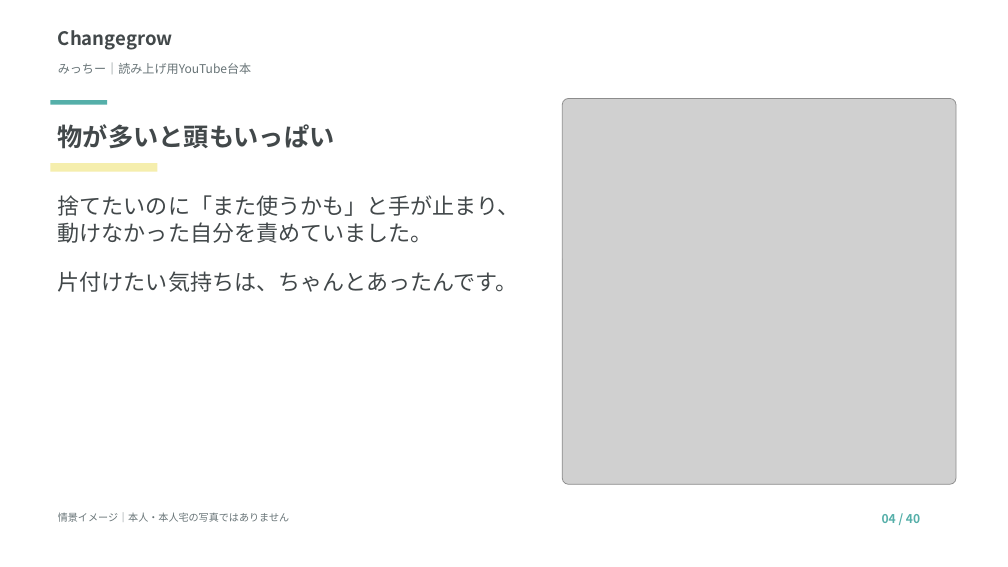
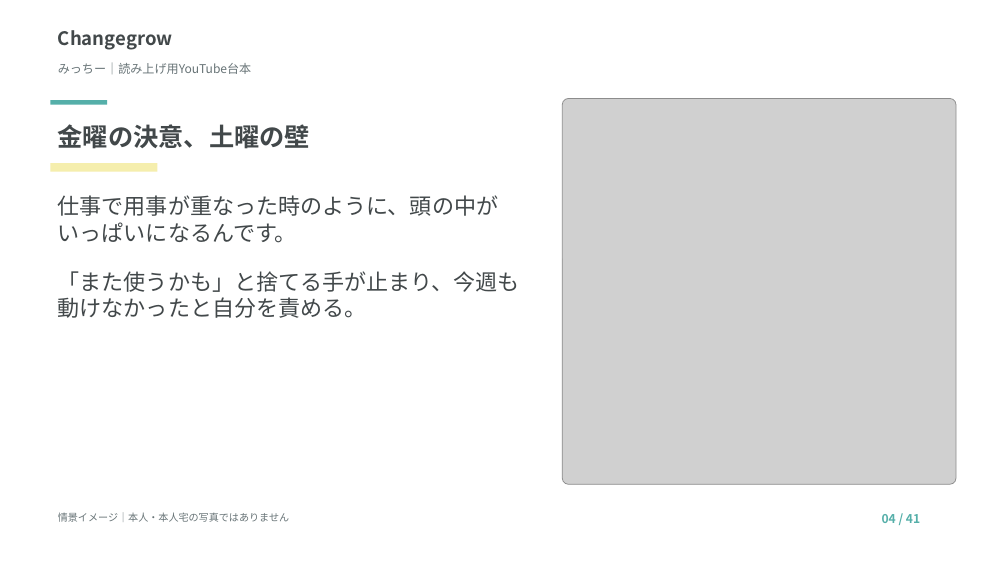
Before and after one commit to tanakayuc/static-pages, a slide deck: slide 4 of nakata-micchi-youtube-script/読み上げ台本.pptx. Drawn at 1008x567 pixels with LibreOffice and Linux fonts; fonts in the diff are those of the drawing; grey boxes stand for pictures. Boxes give left, top, right and bottom in pixels: in the first picture for what was removed or moved away, otherwise in the second. Text is boxed around its words. In the diff, an @@ line names an element or a change of style, - is before the commit and + after.

```diff
--- a/nakata-micchi-youtube-script/読み上げ台本.pptx
+++ b/nakata-micchi-youtube-script/読み上げ台本.pptx
@@ text at [58, 124, 310, 149]: text changed @@
-物が多いと頭もいっぱい
+金曜の決意、土曜の壁
@@ text at [58, 195, 520, 318]: text changed @@
-捨てたいのに「また使うかも」と手が止まり、動けなかった自分を責めていました。
-片付けたい気持ちは、ちゃんとあったんです。
+仕事で用事が重なった時のように、頭の中がいっぱいになるんです。
+「また使うかも」と捨てる手が止まり、今週も動けなかったと自分を責める。
@@ text at [882, 514, 920, 523]: text changed @@
-04 / 40
+04 / 41
```
Also in this commit, not shown: 39 other slides changed, 1 slide added, 1 other file.
